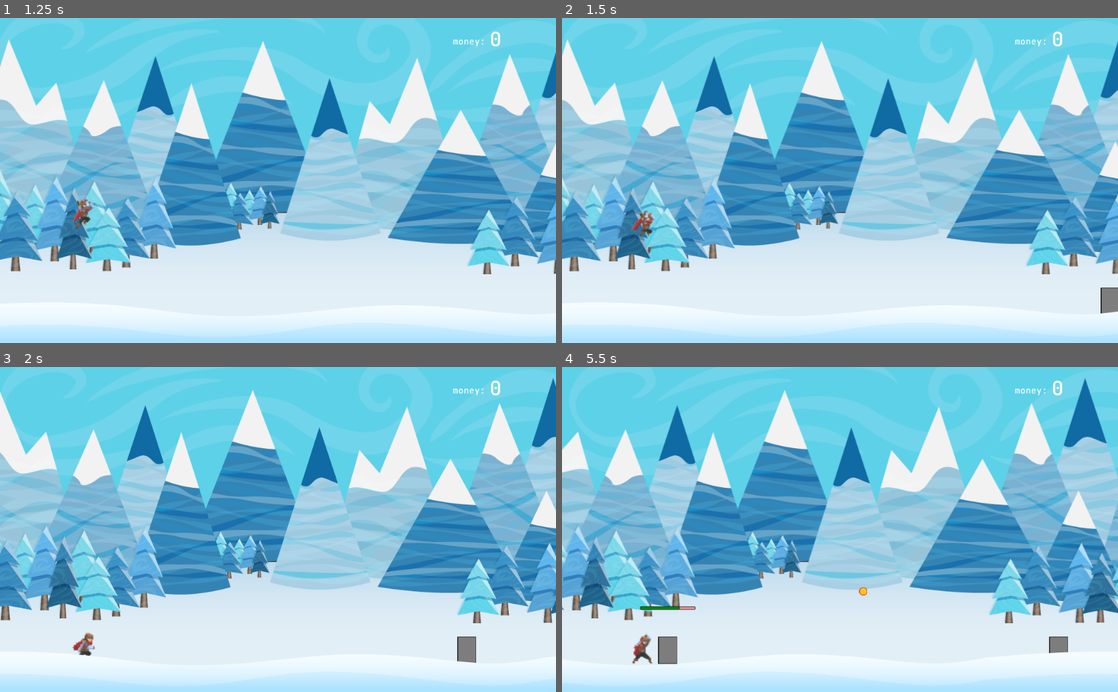
Above: before the commit, frames 1-4 (two rows, left to right).
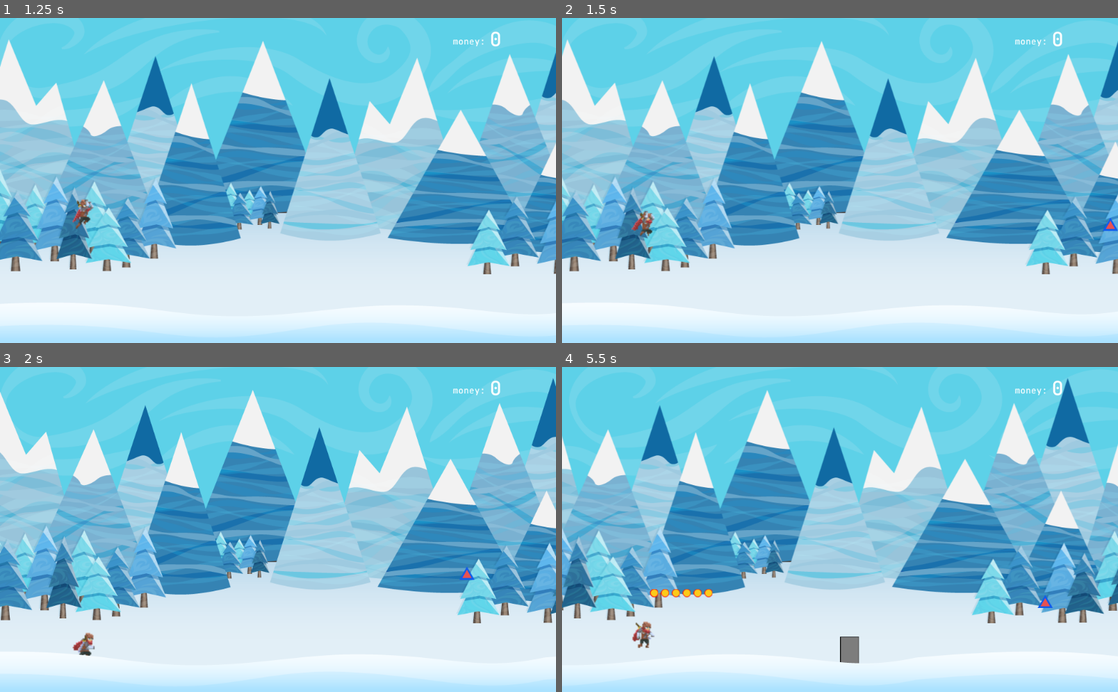
Above: after the commit, the same moments.

Repository: 1shevelov/Monster-Farm-prototype
Game: Godot game, scene res://Game.tscn
Same seed, same stepped clock (60 frames per second), same inputs: the game is played once before the commit and once after it. Sound files missing from this copy of the repository are replaced by a short silence.
Inputs:
- Up to frame 1 (1.25 s): tap Space (jump) at 0.77 s
- Up to frame 2 (1.5 s): no input
- Up to frame 3 (2 s): tap Space (jump) at 1.52 s
- Up to frame 4 (5.5 s): tap Space (jump) at 3.02, 3.77, 4.52 s

Frame 1 is identical in both runs. In frame 2, 0.3% of the frame differs, in the area x 96-100%, y 61-92%; in frame 3, 0.3%; in frame 4, 32%, in the area x 0-100%, y 3-92%.

Commit message:
Added Trimob: flying enemy without HP. Made starting coins spawn line pattern

Diff:
--- a/HUD/HPBarUI.tscn
+++ b/HUD/HPBarUI.tscn
@@ -45,7 +45,7 @@
 [node name="ProgressBar" type="ProgressBar" parent="."]
 margin_left = -50.0
 margin_right = 50.0
-margin_bottom = 4.0
+margin_bottom = 5.0
 grow_horizontal = 2
 grow_vertical = 2
 size_flags_horizontal = 3
--- a/avatar/Avatar.gd
+++ b/avatar/Avatar.gd
@@ -37,6 +37,8 @@
 	Signals.connect("attack_damage", self, "on_attack_damage")
 # warning-ignore:return_value_discarded
 	Signals.connect("killed", self, "on_killed")
+# warning-ignore:return_value_discarded
+	Signals.connect("one_hit_killed", self, "on_one_hit_killed")
 
 	randomize()
 
@@ -97,9 +99,15 @@
 	Signals.emit_signal("world_stopped")
 
 
+func on_one_hit_killed(killed_node: Node2D) -> void:
+	print(killed_node, " killed")
+#	animation.stop()
+	animation.play("AirAttack")
+
+
 func kill_avatar():
 #		print("The avatar is dead")
-	self.hide()
+	hide()
 	Signals.disconnect("coin_picked", self, "on_coin_picked")
 	Signals.disconnect("being_attacked", self, "on_being_attacked")
 	if not Globals.SILENT_MODE:
@@ -120,7 +128,7 @@
 
 func on_killed(killed_node: Node2D) -> void:
 	if attacked_node == killed_node:
-		print (killed_node, " killed")
+		print(killed_node, " killed")
 		$AttackTimer.stop()
 		state = RUN
 		Globals.world_speed = Globals.DEFAULT_WORLD_SPEED
--- a/avatar/Avatar.tscn
+++ b/avatar/Avatar.tscn
@@ -16,9 +16,17 @@
 [ext_resource path="res://assets/avatar/adventurer-attack2-00.png" type="Texture" id=14]
 [ext_resource path="res://assets/avatar/adventurer-attack2-01.png" type="Texture" id=15]
 [ext_resource path="res://assets/avatar/adventurer-attack2-02.png" type="Texture" id=16]
+[ext_resource path="res://assets/avatar/adventurer-air-attack2-00.png" type="Texture" id=17]
+[ext_resource path="res://assets/avatar/adventurer-air-attack2-01.png" type="Texture" id=18]
+[ext_resource path="res://assets/avatar/adventurer-air-attack2-02.png" type="Texture" id=19]
 
 [sub_resource type="SpriteFrames" id=1]
 animations = [ {
+"frames": [ ExtResource( 17 ), ExtResource( 18 ), ExtResource( 19 ) ],
+"loop": true,
+"name": "AirAttack",
+"speed": 5.0
+}, {
 "frames": [ ExtResource( 14 ), ExtResource( 15 ), ExtResource( 16 ), ExtResource( 12 ), ExtResource( 13 ), ExtResource( 11 ) ],
 "loop": true,
 "name": "Attack",
@@ -47,7 +55,7 @@
 [node name="AnimatedSprite" type="AnimatedSprite" parent="."]
 scale = Vector2( 2, 2 )
 frames = SubResource( 1 )
-animation = "Attack"
+animation = "Run"
 
 [node name="CollisionShape2D" type="CollisionShape2D" parent="."]
 position = Vector2( 0, 10 )
--- a/objects/Coin.gd
+++ b/objects/Coin.gd
@@ -11,7 +11,7 @@
 
 func _on_Pickup_body_entered(body: Node):
 	if body.name == "Avatar":
-		self.hide()
+		hide()
 		if not Globals.SILENT_MODE:
 			pickup_sound.play()
 		Signals.emit_signal("coin_picked", gives_money)
--- a/objects/Spawner.gd
+++ b/objects/Spawner.gd
@@ -7,6 +7,7 @@
 
 const coin_scene := "Coin"
 const stone_scene := "Stone"
+const trimob_scene := "Trimob"
 
 
 func _ready():
@@ -29,9 +30,18 @@
 	selected_scene_index = random_scene.randi_range(0, scenes.size() - 1)
 	var temp_scene = scenes[selected_scene_index].instance()
 
-	if temp_scene.name == coin_scene:
+	if temp_scene.name == coin_scene or temp_scene.name == trimob_scene:
 		temp_scene.translate(Vector2(0, -Globals.SPAWN_LAYER_HEIGHT \
 			* rand_range(1, Globals.SPAWN_LAYER_NUM)))
 
 #	in tutorial was add_child_below_node(self, temp_scene) - Why?
 	add_child(temp_scene)
+
+#	spawn several coins
+	if temp_scene.name == coin_scene and rand_range(0, 10) > 3:
+		var coin_scene
+		for i in rand_range(1, Globals.SPAWN_COINS_MAX + 1):
+			coin_scene = scenes[selected_scene_index].instance()
+			coin_scene.translate(Vector2(temp_scene.get_position().x + i * 20, \
+				temp_scene.get_position().y))
+			add_child(coin_scene)
--- a/objects/Spawner.tscn
+++ b/objects/Spawner.tscn
@@ -1,12 +1,13 @@
-[gd_scene load_steps=4 format=2]
+[gd_scene load_steps=5 format=2]
 
 [ext_resource path="res://objects/Spawner.gd" type="Script" id=1]
 [ext_resource path="res://objects/Stone.tscn" type="PackedScene" id=2]
 [ext_resource path="res://objects/Coin.tscn" type="PackedScene" id=3]
+[ext_resource path="res://objects/Trimob.tscn" type="PackedScene" id=4]
 
 [node name="Spawner" type="Node2D"]
 script = ExtResource( 1 )
-scenes = [ ExtResource( 2 ), ExtResource( 3 ) ]
+scenes = [ ExtResource( 2 ), ExtResource( 3 ), ExtResource( 4 ) ]
 
 [node name="SpawnTimer" type="Timer" parent="."]
 wait_time = 1.2
--- /dev/null
+++ b/objects/Trimob.gd
@@ -0,0 +1,21 @@
+extends "../scripts/ScrollMovement.gd"
+
+onready var hit_sound := $HitSound
+
+
+func _physics_process(_delta):
+	move()
+
+
+func _on_Obstacle_body_entered(body: Node):
+	if body.name == "Avatar":
+		hide()
+		if not Globals.SILENT_MODE:
+			hit_sound.play()
+		Signals.emit_signal("one_hit_killed", self)
+		yield(hit_sound, "finished")
+		queue_free()
+
+
+func _on_VisibilityNotifier2D_screen_exited():
+	queue_free()
--- /dev/null
+++ b/objects/Trimob.tscn
@@ -0,0 +1,30 @@
+[gd_scene load_steps=6 format=2]
+
+[ext_resource path="res://objects/Obstacle.tscn" type="PackedScene" id=1]
+[ext_resource path="res://assets/objects/trimob.png" type="Texture" id=2]
+[ext_resource path="res://objects/Trimob.gd" type="Script" id=3]
+[ext_resource path="res://assets/sounds/stone-hit.wav" type="AudioStream" id=4]
+
+[sub_resource type="RectangleShape2D" id=1]
+extents = Vector2( 15, 12.5 )
+
+[node name="Trimob" type="Node2D"]
+script = ExtResource( 3 )
+
+[node name="Sprite" type="Sprite" parent="."]
+texture = ExtResource( 2 )
+
+[node name="Obstacle" parent="." instance=ExtResource( 1 )]
+
+[node name="CollisionShape2D" type="CollisionShape2D" parent="Obstacle"]
+position = Vector2( -3, 1.5 )
+shape = SubResource( 1 )
+
+[node name="VisibilityNotifier2D" type="VisibilityNotifier2D" parent="."]
+
+[node name="HitSound" type="AudioStreamPlayer" parent="."]
+stream = ExtResource( 4 )
+volume_db = -25.0
+
+[connection signal="body_entered" from="Obstacle" to="." method="_on_Obstacle_body_entered"]
+[connection signal="screen_exited" from="VisibilityNotifier2D" to="." method="_on_VisibilityNotifier2D_screen_exited"]
--- a/scripts/Globals.gd
+++ b/scripts/Globals.gd
@@ -8,6 +8,7 @@
 const SPAWN_LAYER_NUM := 2
 const SPAWN_LAYER_HEIGHT := 80 # in pixels
 
+const SPAWN_COINS_MAX := 5
 
 #const INITIAL_SCORE := 0
 
--- a/scripts/Signals.gd
+++ b/scripts/Signals.gd
@@ -21,3 +21,5 @@
 signal being_attacked
 # warning-ignore:unused_signal
 signal health_changed
+# warning-ignore:unused_signal
+signal one_hit_killed
Binary file added: assets/avatar/adventurer-air-attack2-00.png
Not shown, added: assets/avatar/adventurer-air-attack2-00.png.import
Binary file added: assets/avatar/adventurer-air-attack2-01.png
Not shown, added: assets/avatar/adventurer-air-attack2-01.png.import
Binary file added: assets/avatar/adventurer-air-attack2-02.png
Not shown, added: assets/avatar/adventurer-air-attack2-02.png.import
Binary file added: assets/objects/trimob.png
Not shown, added: assets/objects/trimob.png.import
Not shown: 1 places in avatar/Avatar.tscn that only renumber resources
